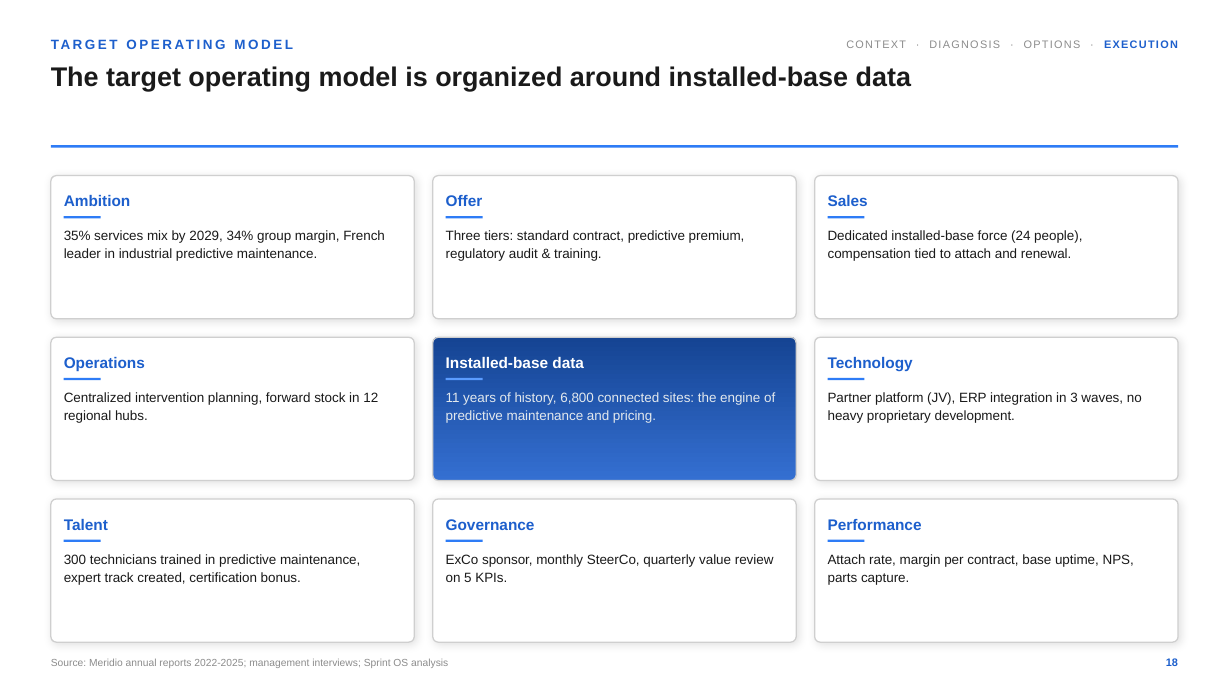
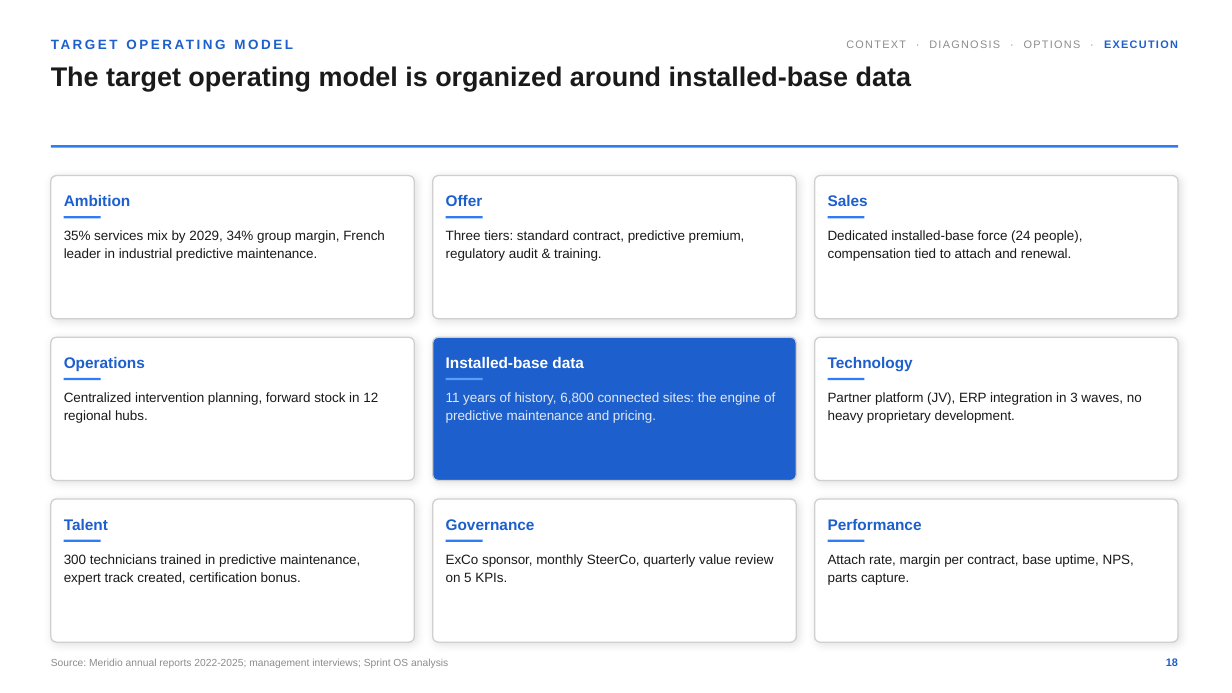
Before and after one commit to benkothmane-debug/sprintospptx, a slide deck: slide 19 of examples/golden-deck.pptx. Drawn at 1232x693 pixels with LibreOffice and Linux fonts; fonts in the diff are those of the drawing. Boxes give left, top, right and bottom in pixels: in the first picture for what was removed or moved away, otherwise in the second. Text is boxed around its words. In the diff, an @@ line names an element or a change of style, - is before the commit and + after.

```diff
--- a/examples/golden-deck.pptx
+++ b/examples/golden-deck.pptx
@@ rounded rectangle at [433,337,796,481]: fill gradient #346FD1 to #154493 to #1D5FCC @@
```
Also in this commit, not shown: 4 other slides changed, 6 other files.
